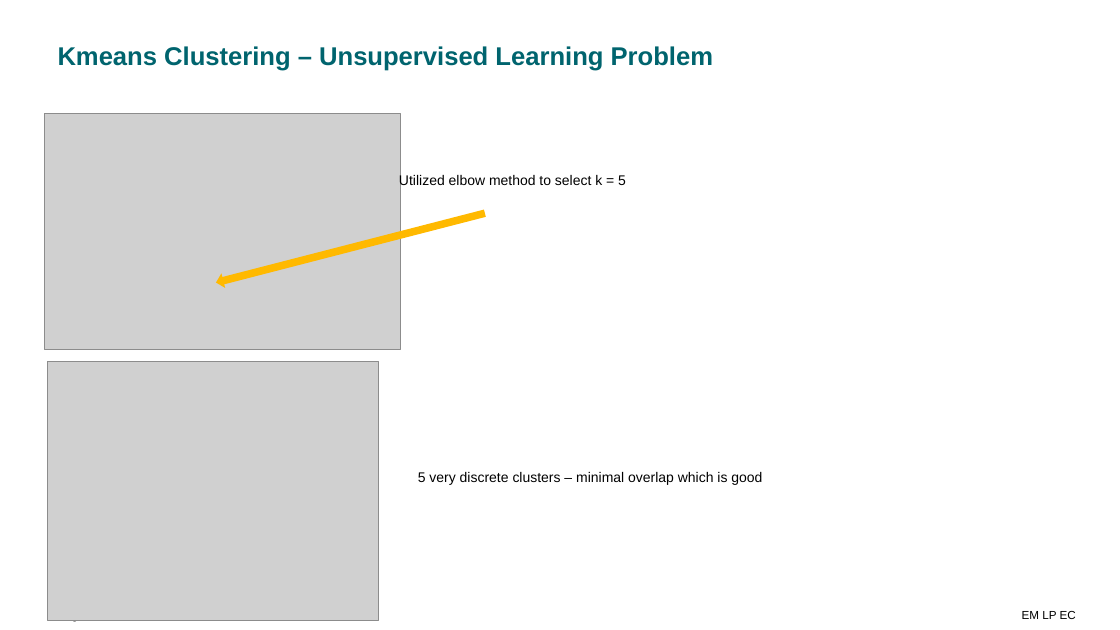
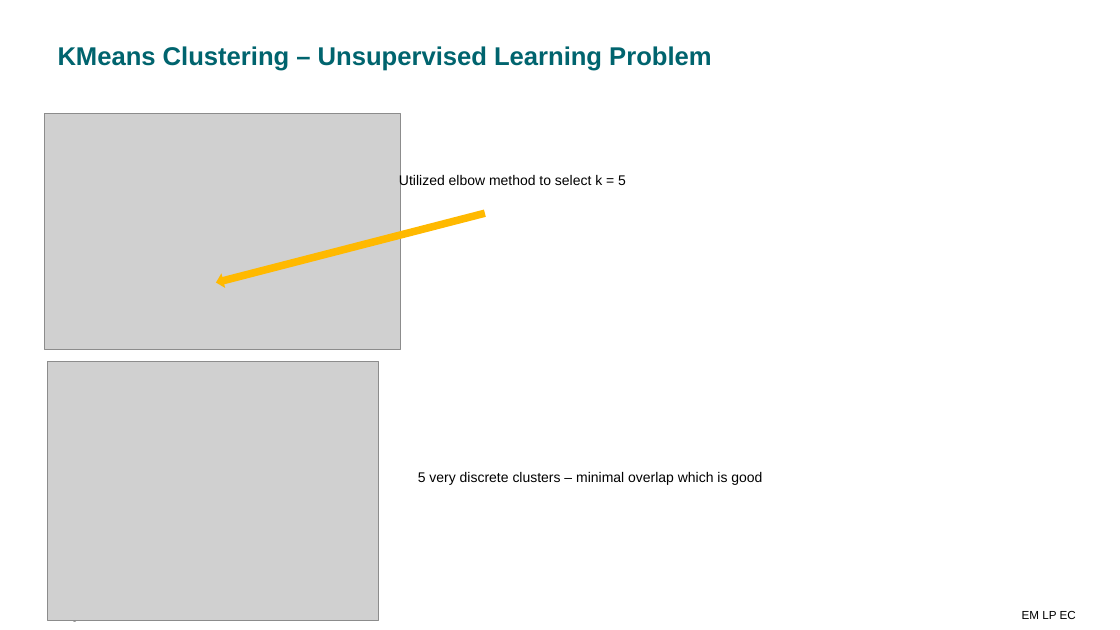
Before and after one commit to addiwei/Cap, a slide deck: slide 12 of InstaCart Customer Insights.pptx. Drawn at 1120x630 pixels with LibreOffice and Linux fonts; fonts in the diff are those of the drawing; grey boxes stand for pictures. Boxes give left, top, right and bottom in pixels: in the first picture for what was removed or moved away, otherwise in the second. Text is boxed around its words. In the diff, an @@ line names an element or a change of style, - is before the commit and + after.

```diff
--- a/InstaCart Customer Insights.pptx
+++ b/InstaCart Customer Insights.pptx
@@ title at (x1=58, y1=46, x2=711, y2=71): text changed @@
-Kmeans Clustering – Unsupervised Learning Problem
+KMeans Clustering – Unsupervised Learning Problem
```
Also in this commit, not shown: 1 other slide changed.
